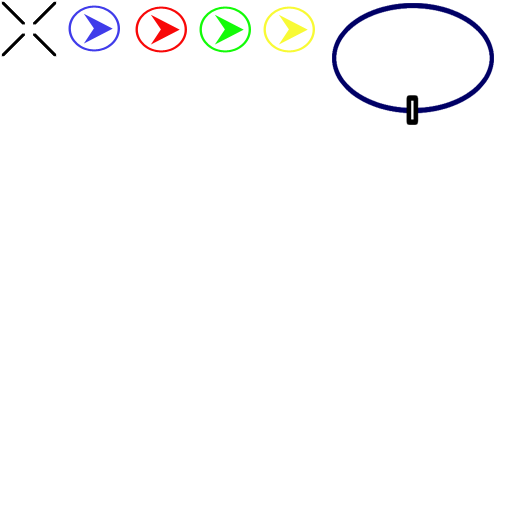
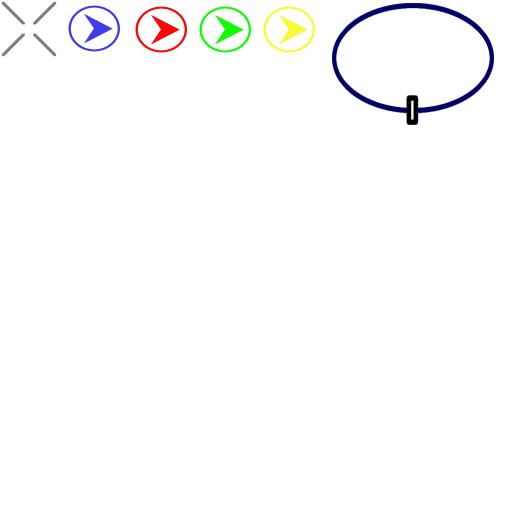
The second 512x512 image is a revision of the first. Changes to its layers:
"Reticule": opacity 100% → 50% over 1, 1, 57, 57
